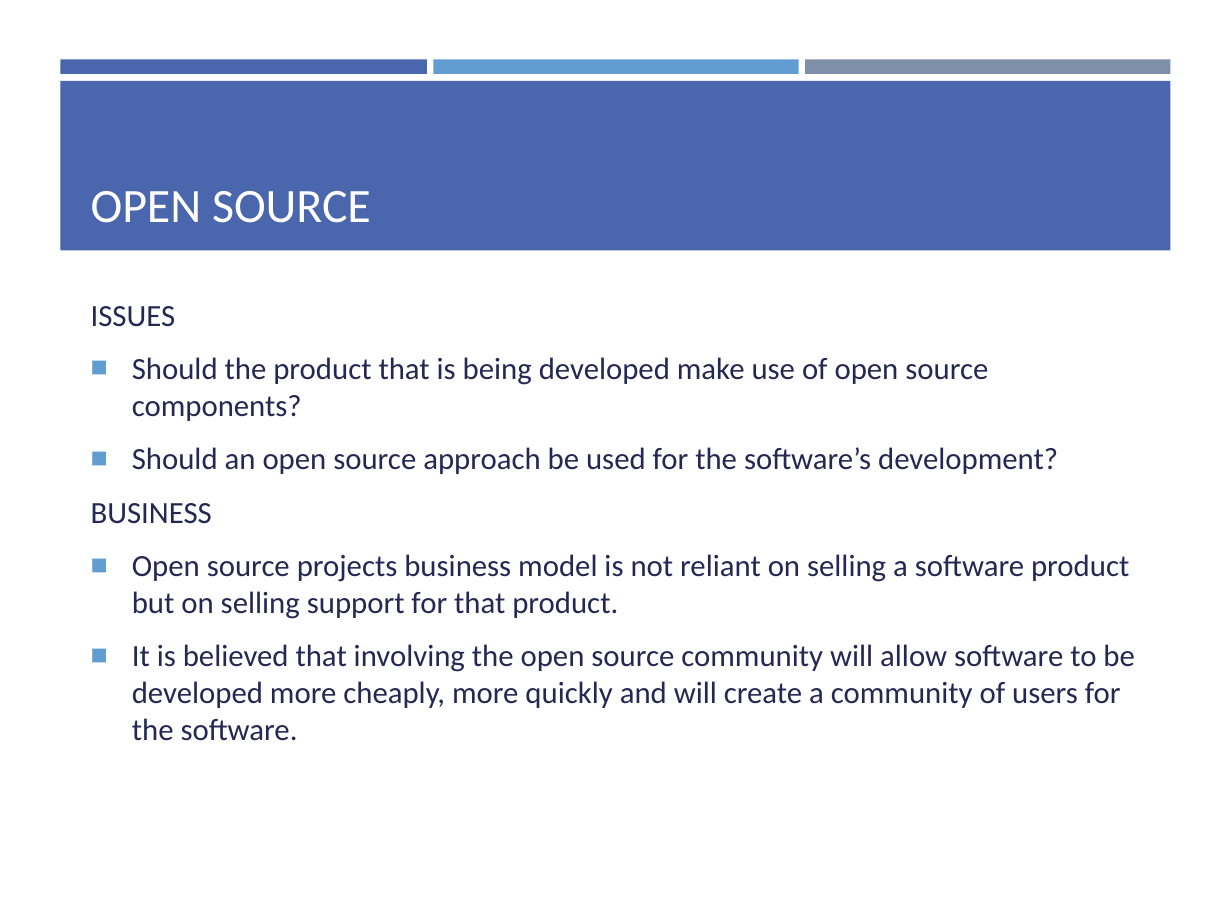
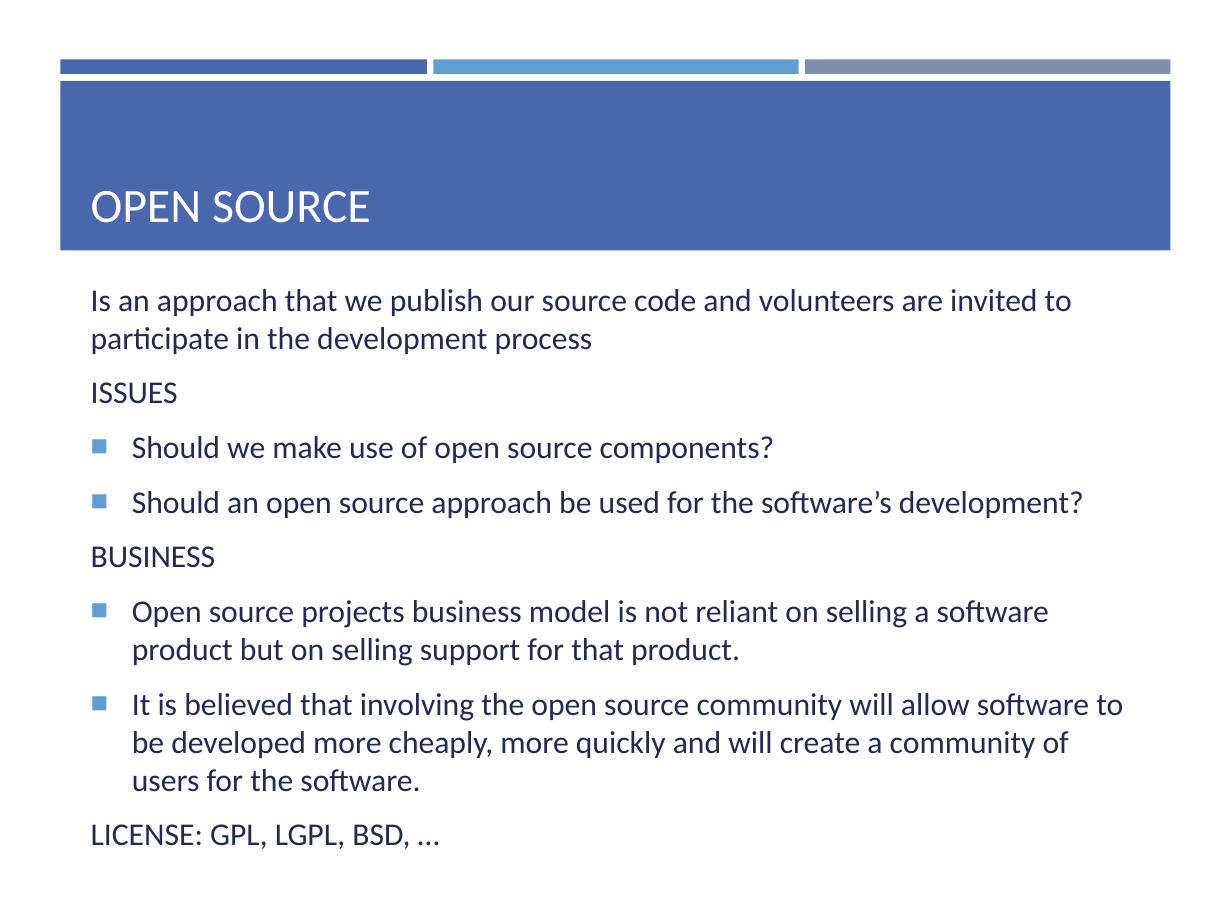
Before and after one commit to yazdipour/presentations, a slide deck: slide 20 of 2019Nov_Design_Implementation/Ch7.pptx (slide 25 before the commit). Drawn at 1232x924 pixels with LibreOffice and Linux fonts; fonts in the diff are those of the drawing. Boxes give left, top, right and bottom in pixels: in the first picture for what was removed or moved away, otherwise in the second. Text is boxed around its words. In the diff, an @@ line names an element or a change of style, - is before the commit and + after.

```diff
--- a/2019Nov_Design_Implementation/Ch7.pptx
+++ b/2019Nov_Design_Implementation/Ch7.pptx
@@ text at <box>91,289,1072,354</box>: paragraph added @@
+Is an approach that we publish our source code and volunteers are invited to participate in the development process
@@ text at <box>91,382,1123,792</box>: size 18 to 18.5 pt in "ISSUES", "Should an open source approach be used ...", "BUSINESS", "Open source projects business model is not ..." and 1 more places @@
@@ text at <box>132,436,775,463</box>: text changed; size 18 to 18.5 pt @@
-■ Should the product that is being developed make use of open source components?
+■ Should we make use of open source components?
@@ text at <box>91,824,410,849</box>: paragraph added @@
+LICENSE: GPL, LGPL, BSD, …
```
Also in this commit, not shown: 5 other slides changed, 1 slide added, 7 slides removed.
